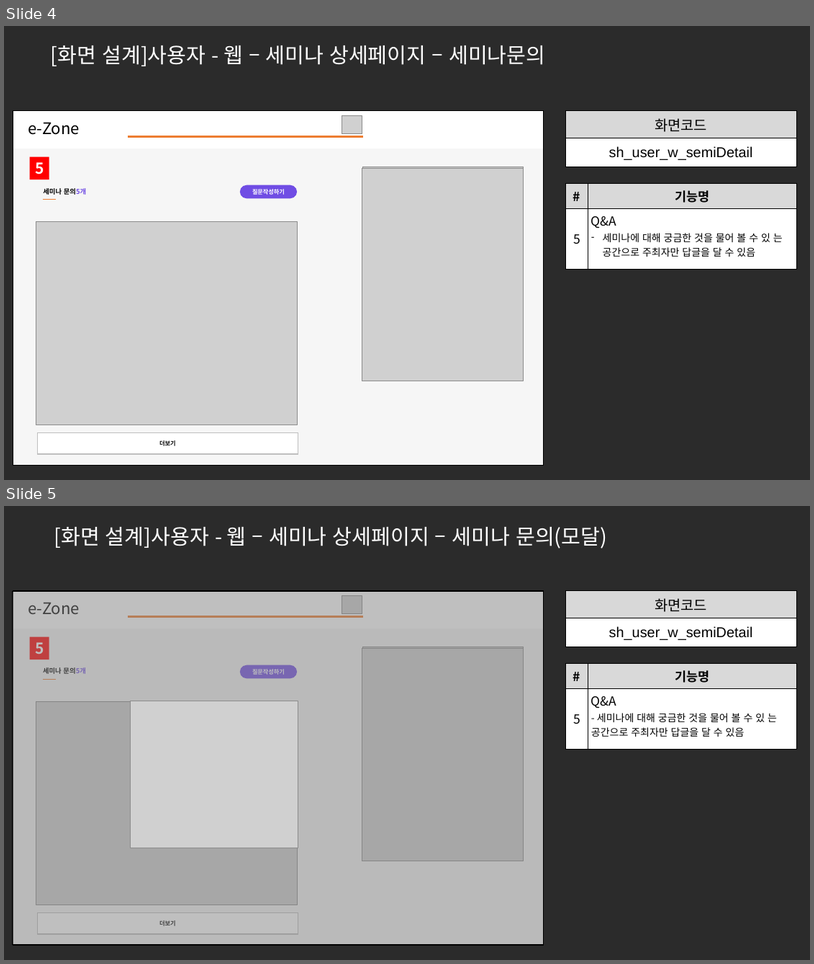
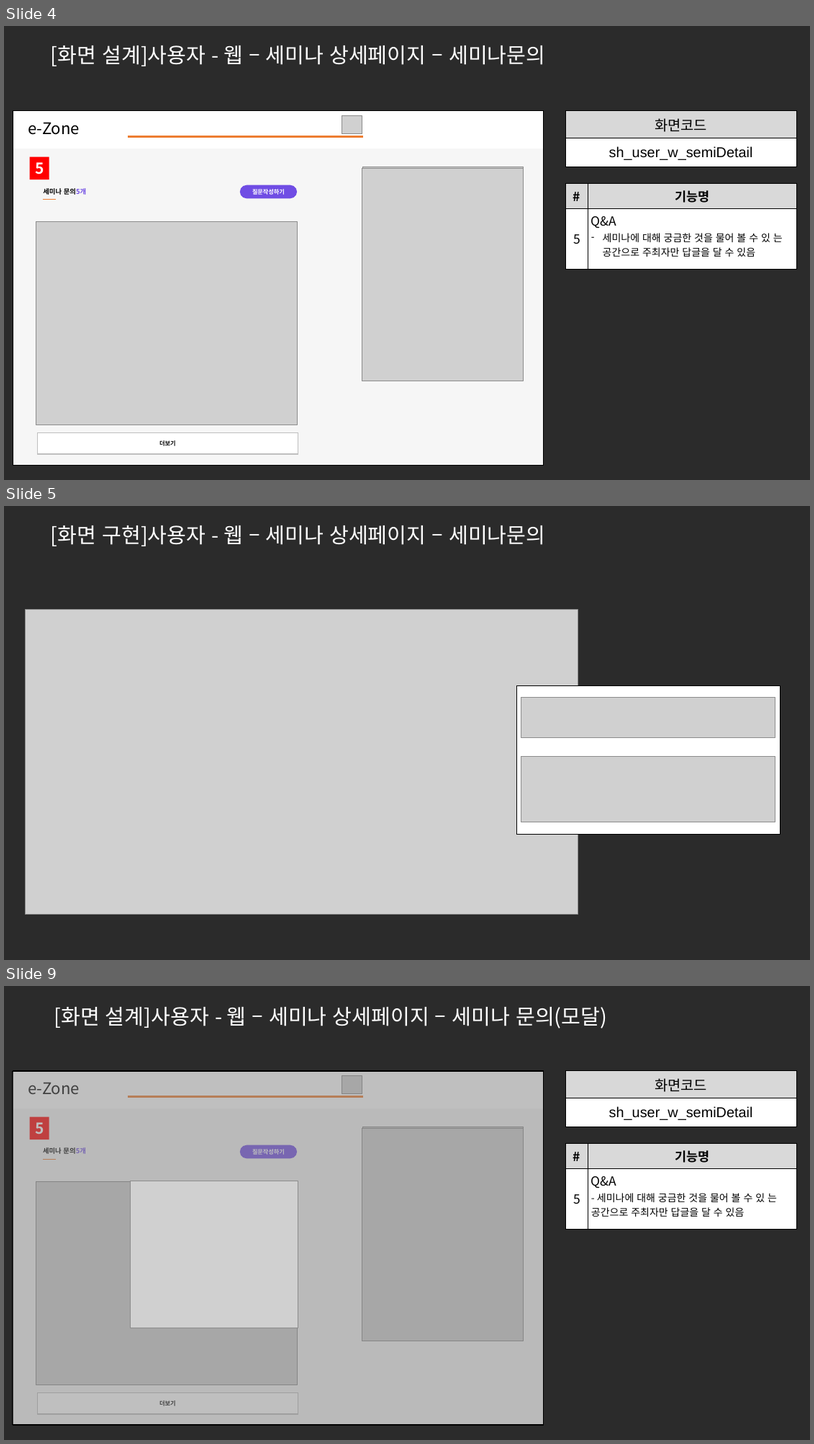
Before and after one commit to ezenteam2/e-Zone, a slide deck: 0 발표용 파워포인트/project05 - 파워포인트 종합 - 서희.pptx. Shown one above the other, each under a label of ours: slides 4 and 5 before the commit, slides 4, 5 and 9 after it; the slides between them are not shown. The pictures are 814x964 and 814x1444 pixels, drawn with LibreOffice and Linux fonts; fonts in the diff are those of the drawing; grey boxes stand for pictures; background and template pictures are left out; a plain dark background stands for a picture behind light text. Boxes give left, top, right and bottom in pixels: in the first picture for what was removed or moved away, otherwise in the second. Text is boxed around its words. In the diff, an @@ line names an element or a change of style, - is before the commit and + after.

```diff
--- a/0 발표용 파워포인트/project05 - 파워포인트 종합 - 서희.pptx
+++ b/0 발표용 파워포인트/project05 - 파워포인트 종합 - 서희.pptx
@@ slide 5 added at bbox=[4, 506, 810, 960], background picture (left out) @@
@@ text added at bbox=[51, 525, 545, 546], 25 pt, text #FFFFFF @@
+[화면 구현]사용자 - 웹 – 세미나 상세페이지 – 세미나문의
@@ picture added at bbox=[25, 610, 579, 914] @@
@@ rectangle added at bbox=[517, 686, 781, 834], fill #FFFFFF, outline #000000 0.5 pt @@
@@ picture added at bbox=[521, 698, 775, 737] @@
@@ picture added at bbox=[521, 756, 775, 822] @@
@@ what was slide 5 is now slide 9 @@
```
Also in this commit, not shown: 3 slides changed, 7 other slides added, 3 slides removed, 17 other files.
